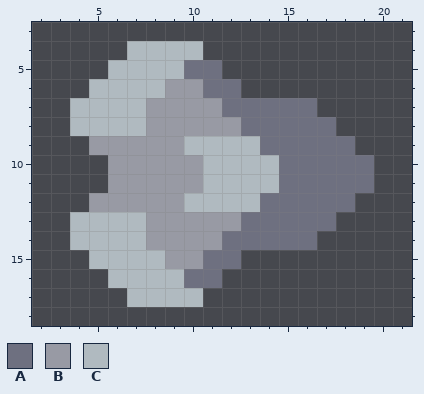
Pixel-art sprite: sprites/commander/commander-leg-base.png. Above is the file before it was changed.
The file is 24x22 pixels. Shown: x 2..21, y 3..18.
Palette (. is transparent): A #6e7080  B #989aa4  C #b0bac0
Pixels before, first column x 4:
 4 ...CCCC.........
 5 ..CCCCAA........
 6 .CCCCBBAA.......
 7 CCCCBBBBAAAAA...
 8 CCCCBBBBBAAAAA..
 9 .BBBBBCCCCAAAAA.
10 ..BBBBBCCCCAAAAA
11 ..BBBBBCCCCAAAAA
12 .BBBBBCCCCAAAAA.
13 CCCCBBBBBAAAAA..
14 CCCCBBBBAAAAA...
15 .CCCCBBAA.......
16 ..CCCCAA........
17 ...CCCC.........
After:
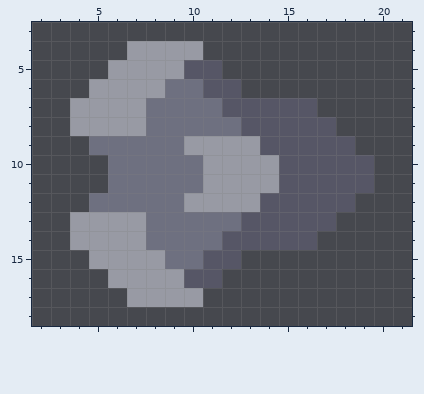
What changed:
Colour A changes from #6e7080 to #565666.
Colour B changes from #989aa4 to #6e7080.
Colour C changes from #b0bac0 to #989aa4.
Boxes around the changes in both pictures, in picture pixels (x1, y1, x2, y2):
changed: (70, 41, 374, 307)
